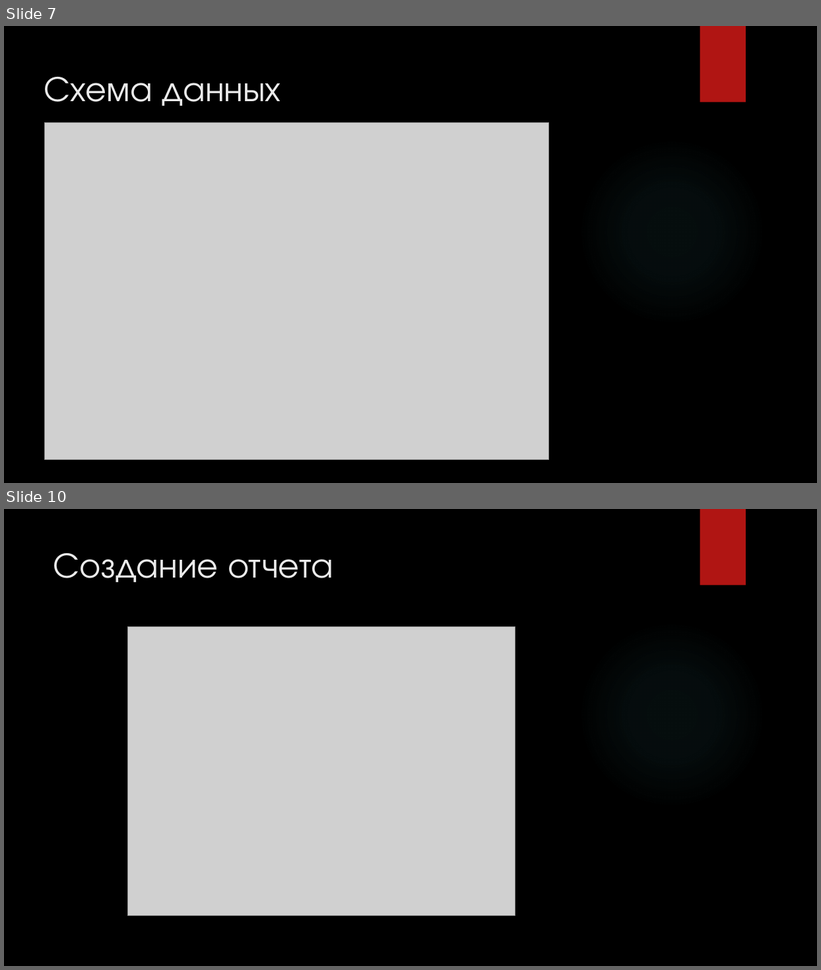
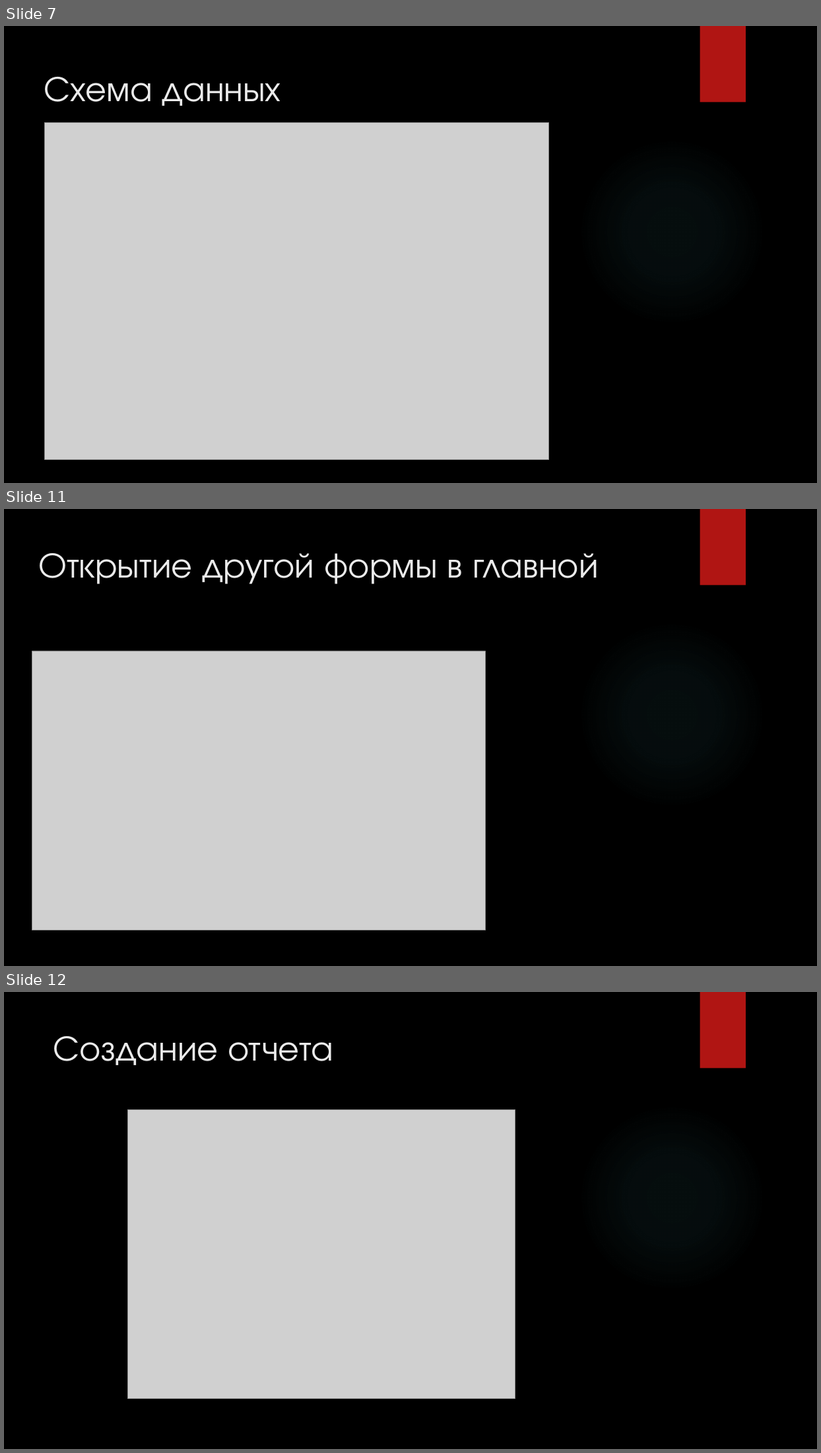
Before and after one commit to nefir2/kur, a slide deck: well, this is mine/presentation/remake to mine presentation/presentation.pptx. Shown one above the other, each under a label of ours: slides 7 and 10 before the commit, slides 7, 11 and 12 after it; the slides between them are not shown. The pictures are 821x970 and 821x1453 pixels, drawn with LibreOffice and Linux fonts; fonts in the diff are those of the drawing; grey boxes stand for pictures; background and template pictures are left out. Boxes give left, top, right and bottom in pixels: in the first picture for what was removed or moved away, otherwise in the second. Text is boxed around its words. In the diff, an @@ line names an element or a change of style, - is before the commit and + after.

```diff
--- a/well, this is mine/presentation/remake to mine presentation/presentation.pptx
+++ b/well, this is mine/presentation/remake to mine presentation/presentation.pptx
@@ slide 11 added at box(4, 509, 817, 966), background picture (left out); not listed: 2 template elements that a slide beside it also shows @@
@@ title added at box(38, 553, 598, 584), 42 pt, text #EBEBEB @@
+Открытие другой формы в главной
@@ picture added at box(32, 651, 485, 931) @@
@@ what was slide 10 is now slide 12 @@
```
Also in this commit, not shown: 4 slides changed, 1 other slide added, 3 other files.
